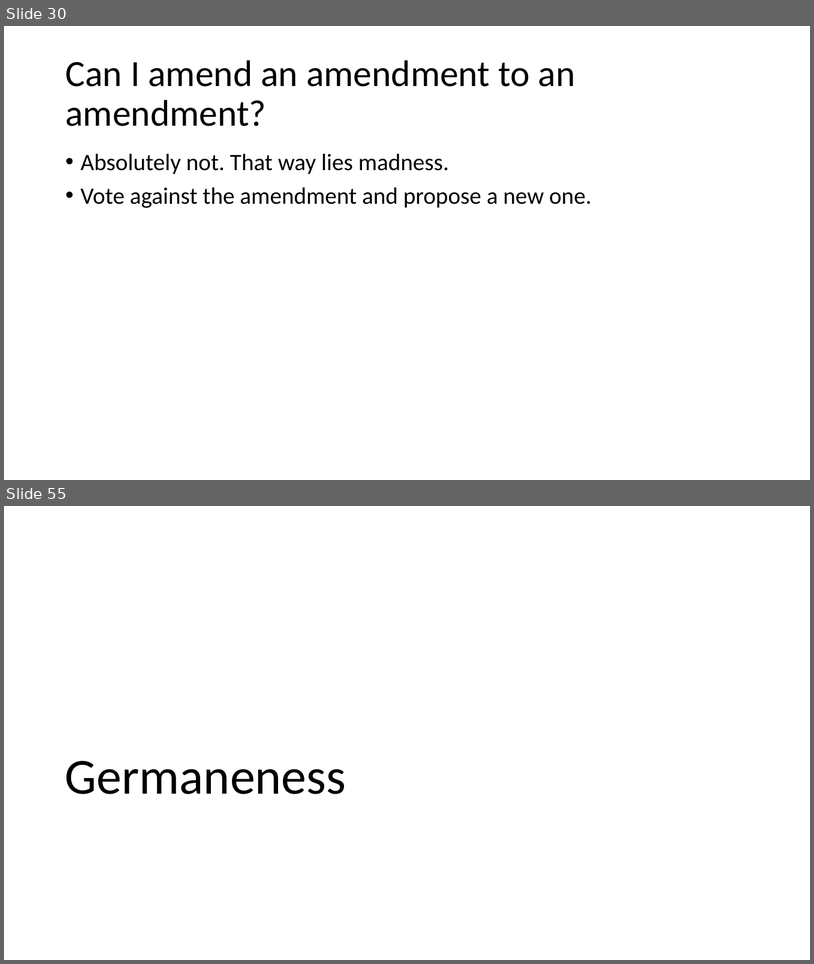
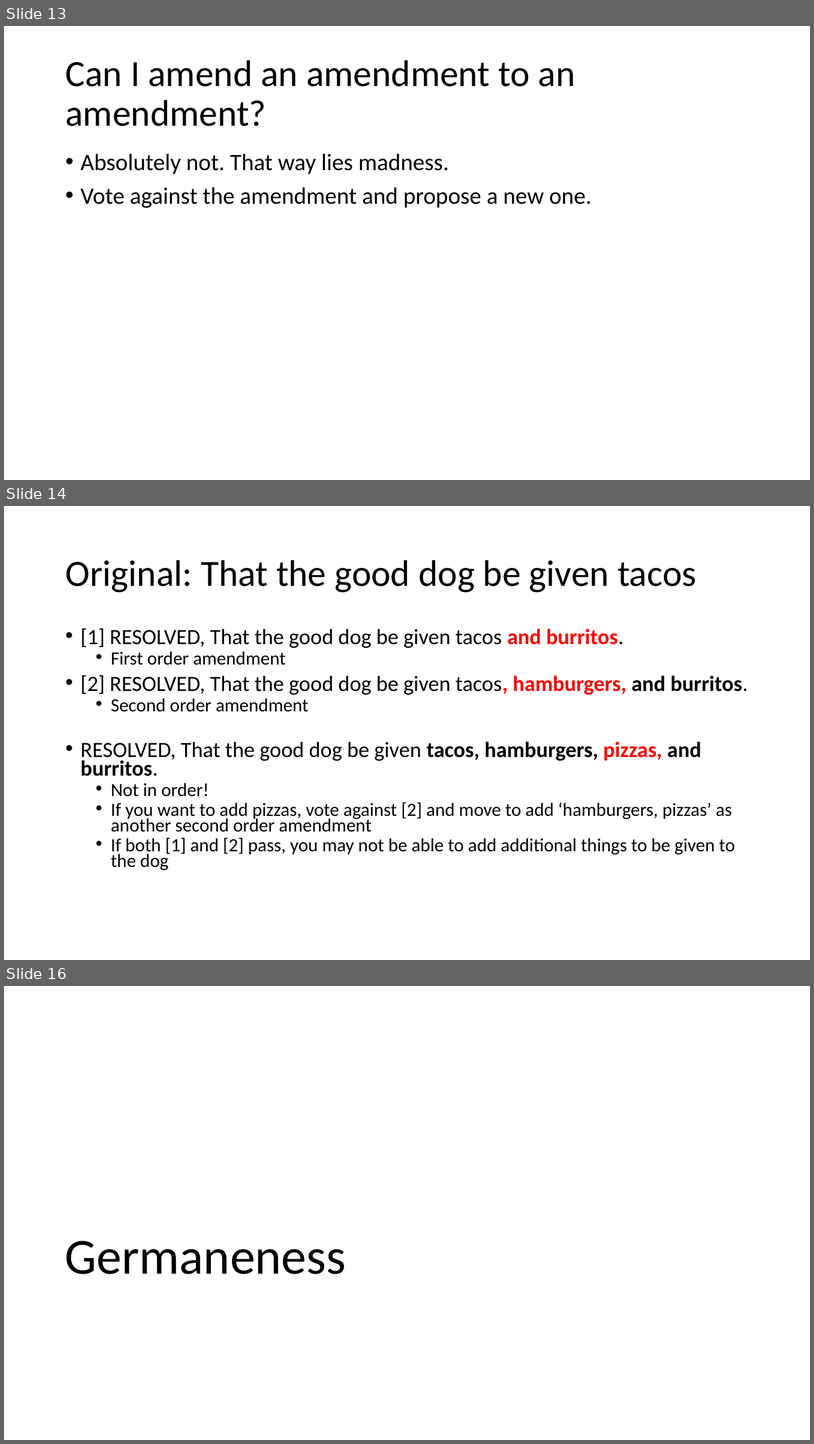
Before and after one commit to AdamSwenson/parliamentary-procedure-explainers, a slide deck: Presentations/Amendments.pptx. Shown one above the other, each under a label of ours: slides 30 and 55 before the commit, slides 13, 14 and 16 after it; the slides between them are not shown. The pictures are 814x964 and 814x1444 pixels, drawn with LibreOffice and Linux fonts; fonts in the diff are those of the drawing. Boxes give left, top, right and bottom in pixels: in the first picture for what was removed or moved away, otherwise in the second. Text is boxed around its words. In the diff, an @@ line names an element or a change of style, - is before the commit and + after.

Commit message:
updated Amendments ppt

```diff
--- a/Presentations/Amendments.pptx
+++ b/Presentations/Amendments.pptx
@@ slide 14 added at [4,506,810,960], background #FFFFFF @@
@@ title added at [65,560,696,592], 44 pt, text #000000 @@
+Original: That the good dog be given tacos
@@ text added at [81,628,748,870], 22.2 pt, text #000000 @@
+• [1] RESOLVED, That the good dog be given tacos and burritos.
+  • First order amendment
+• [2] RESOLVED, That the good dog be given tacos, hamburgers, and burritos.
+  • Second order amendment
+• RESOLVED, That the good dog be given tacos, hamburgers, pizzas, and burritos.
+  • Not in order!
+  • If you want to add pizzas, vote against [2] and move to add ‘hamburgers, pizzas’ as another second order amendment
+  • If both [1] and [2] pass, you may not be able to add additional things to be given to the dog
@@ what was slide 30 is now slide 13 @@
@@ what was slide 55 is now slide 16 @@
```
Also in this commit, not shown: 18 slides changed, 6 other slides added, 7 slides removed, 5 other files.
